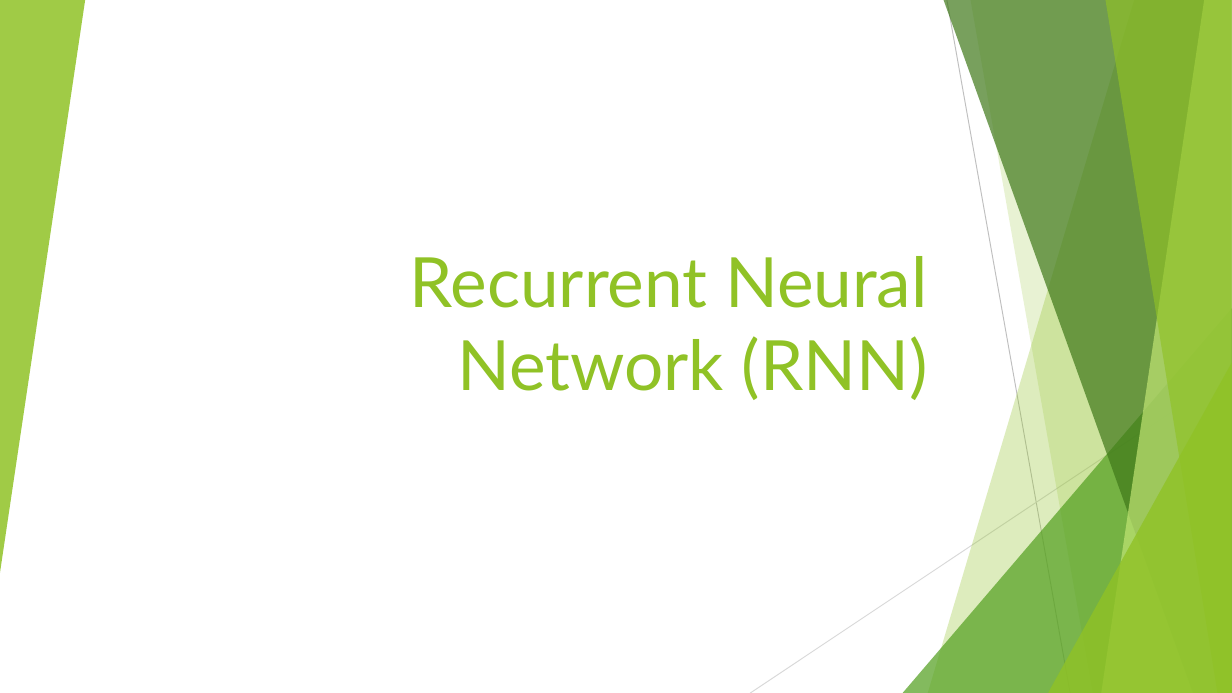
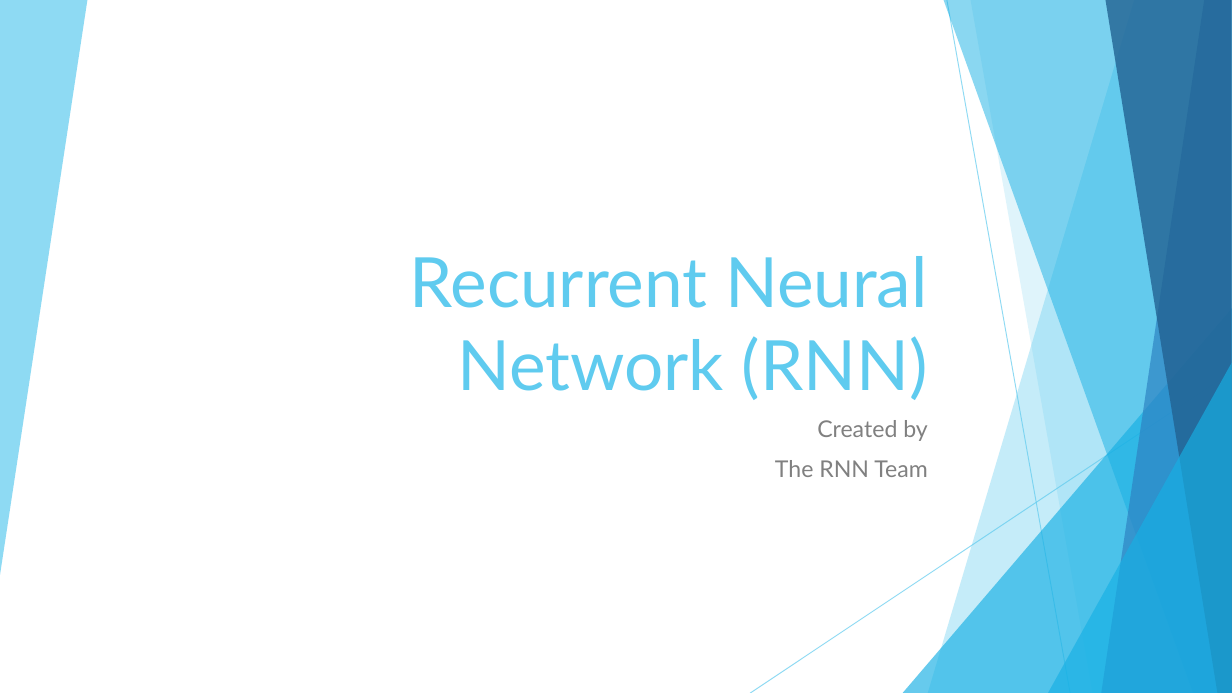
Before and after one commit to vivek14632/Deeplearning, a slide deck: slide 1 of chapter6/RNN.pptx. Drawn at 1232x693 pixels with LibreOffice and Linux fonts; fonts in the diff are those of the drawing. Boxes give left, top, right and bottom in pixels: in the first picture for what was removed or moved away, otherwise in the second. Text is boxed around its words. In the diff, an @@ line names an element or a change of style, - is before the commit and + after.

Commit message:
RNN presentation created

```diff
--- a/chapter6/RNN.pptx
+++ b/chapter6/RNN.pptx
@@ triangle removed at bbox=[0, 0, 85, 573] @@
@@ freeform shape added at bbox=[0, 0, 87, 575], fill #5FCBEF at 70% opacity @@
@@ freeform shape at bbox=[928, 0, 1232, 693]: fill #90C226 at 30% opacity to #5FCBEF at 36% opacity @@
@@ freeform shape at bbox=[944, 0, 1232, 693]: fill #3F7819 at 70% opacity to #17B0E4 at 50% opacity @@
@@ line (947, 0) - (1070, 693): stroke #BFBFBF 0.75 pt to #5FCBEF 0.75 pt @@
@@ freeform shape at bbox=[970, 0, 1232, 693]: fill #90C226 at 20% opacity to #5FCBEF at 20% opacity @@
@@ freeform shape at bbox=[1102, 0, 1232, 693]: fill #C0E474 at 70% opacity to #2E83C3 at 70% opacity @@
@@ freeform shape at bbox=[1105, 0, 1232, 693]: fill #90C226 at 65% opacity to #226292 at 80% opacity @@
@@ title "Recurrent Neural Network (RNN)" at bbox=[410, 256, 928, 400]: text colour #90C226 to #5FCBEF @@
@@ triangle at bbox=[903, 308, 1232, 693]: fill #54A021 at 72% opacity to #17B0E4 at 66% opacity @@
@@ line (1232, 372) - (750, 693): stroke #D9D9D9 0.75 pt to #5FCBEF 0.75 pt @@
@@ triangle at bbox=[1048, 363, 1232, 693]: fill #90C226 at 80% opacity to #17B0E4 at 66% opacity @@
@@ subtitle added at bbox=[775, 420, 928, 477], 18 pt, text #808080 @@
+Created by
+The RNN Team
```
Also in this commit, not shown: 1 other slide changed, 18 slides added, 2 slides removed, 2 other files.
